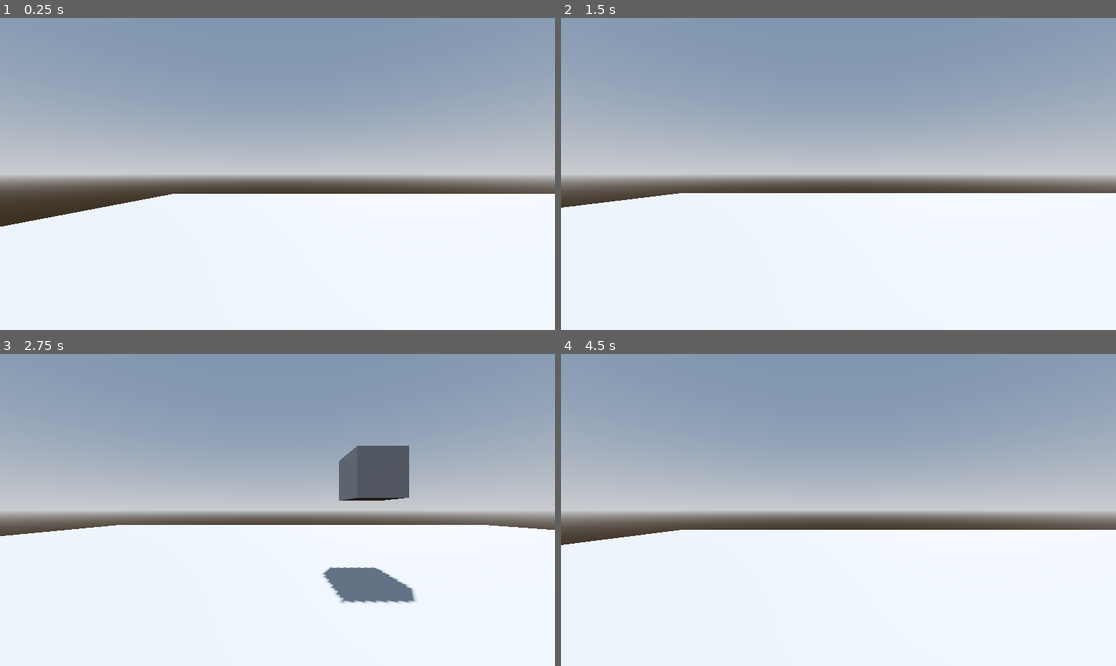
Above: before the commit, frames 1-4 (two rows, left to right).
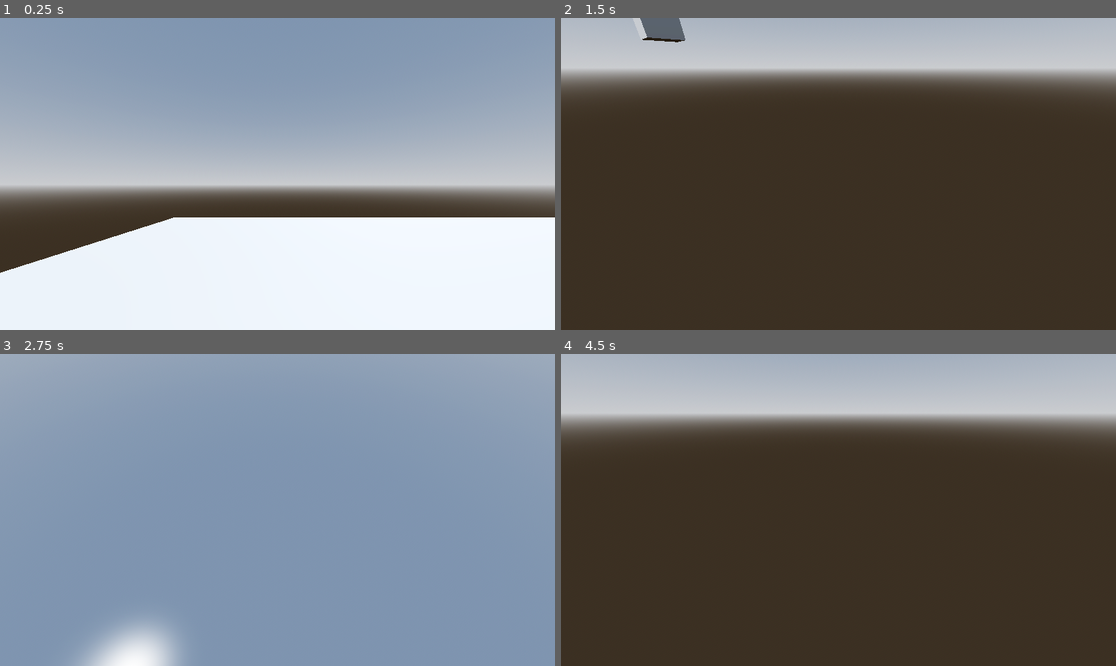
Above: after the commit, the same moments.

Repository: pimogbu/GodotLessonTost
Game: Godot game, scene res://MainLevel.tscn
The game is run twice, just before and just after one commit, with the same random seed, the same clock (stepped at 60 frames per second) and the same inputs.
Inputs (mouse positions are in pixels of both pictures, inside the frame that each line leads up to):
- Up to frame 1 (0.25 s): no input
- Up to frame 2 (1.5 s): tap Enter at 0.5 s; move the mouse to (960, 158) at 0.52 s; hold D (move_right) 0.53-1.28 s; tap Space (Jump) at 0.77 s; move the mouse to (727, 189) at 1.27 s; hold S (move_back) from 1.28 s (still down)
- Up to frame 3 (2.75 s): tap Space (Jump) at 1.52 s; move the mouse to (333, 441) at 2.02 s; release S (move_back) at 2.03 s; hold D (move_right) from 2.03 s (still down)
- Up to frame 4 (4.5 s): move the mouse to (810, 572) at 2.77 s; release D (move_right) at 2.78 s; hold W (move_forward) 2.78-3.53 s; tap Space (Jump) at 3.02, 3.77, 4.25 s; move the mouse to (1005, 556) at 3.52 s; hold A (move_left) from 3.53 s (still down); tap Escape (ui_cancel) at 4.15 s; move the mouse to (672, 463) at 4.27 s

The runs differ from the first frame. In frame 1, 15% of the frame differs, in the area x 0-100%, y 50-82%; in frame 2, 99%, in the area x 0-100%, y 0-100%; in frame 3, 69%; in frame 4, 98%.

Commit message:
camera movement and interactions

Diff:
--- a/MainLevel.tscn
+++ b/MainLevel.tscn
@@ -17,6 +17,11 @@
 
 [sub_resource type="BoxMesh" id="BoxMesh_rj4so"]
 
+[sub_resource type="BoxShape3D" id="BoxShape3D_jq6gy"]
+
+[sub_resource type="BoxShape3D" id="BoxShape3D_o3cl4"]
+size = Vector3(3.856079, 2.6953125, 2.416748)
+
 [node name="Node3D" type="Node3D" unique_id=575506913]
 
 [node name="WorldEnvironment" type="WorldEnvironment" parent="." unique_id=1983588981]
@@ -35,5 +40,20 @@
 transform = Transform3D(1, 0, 0, 0, 1.0028809, 0.008211054, 0, -0.0070890654, 1.1616071, 0, 2, 1.2353145)
 mesh = SubResource("BoxMesh_rj4so")
 
+[node name="StaticBody3D" type="StaticBody3D" parent="MeshInstance3D" unique_id=305163078]
+
+[node name="CollisionShape3D" type="CollisionShape3D" parent="MeshInstance3D/StaticBody3D" unique_id=915631632]
+shape = SubResource("BoxShape3D_jq6gy")
+
+[node name="Area3D" type="Area3D" parent="MeshInstance3D" unique_id=1279918997]
+
+[node name="CollisionShape3D" type="CollisionShape3D" parent="MeshInstance3D/Area3D" unique_id=1754912178]
+transform = Transform3D(1, 0, 0, 0, 1, 0, 0, 0, 1, 0.13555908, 0.15527403, -0.016479611)
+shape = SubResource("BoxShape3D_o3cl4")
+
 [node name="CharacterBody3D" parent="." unique_id=1086394399 instance=ExtResource("1_jq6gy")]
 transform = Transform3D(1, 0, 0, 0, 1, 0, 0, 0, 1, -8.711487, 2.3619585, 2)
+
+[connection signal="body_entered" from="MeshInstance3D/Area3D" to="CharacterBody3D" method="_on_area_3d_body_entered"]
+[connection signal="body_exited" from="MeshInstance3D/Area3D" to="CharacterBody3D" method="_on_area_3d_body_exited"]
+[connection signal="mouse_entered" from="MeshInstance3D/Area3D" to="CharacterBody3D" method="_on_area_3d_mouse_entered"]
--- /dev/null
+++ b/interaction_ray.gd
@@ -0,0 +1,6 @@
+extends RayCast3D
+
+func _process(delta: float) -> void:
+	if is_colliding():
+		var collider = get_collider()
+		collider.queue_free()
--- a/player.gd
+++ b/player.gd
@@ -1,30 +1,68 @@
 extends CharacterBody3D
 
 @onready var player: CharacterBody3D = $"."
+@onready var camera_pivot: Node3D = $CameraPivot
+@onready var camera3d: Camera3D = $CameraPivot/Camera3D
+
+@export_group("Camera")
+@export var mouse_sensitivity : float = 1
+
+@export_group("Movement")
+@export var move_speed : float = 5.0
+@export var acceleration : float = 20.0
 @export var JUMP_VELOCITY : float = 15.0
 
-@onready var camera: Camera3D = $CameraPivot/Camera3D
+var camera_input_direction : Vector2 = Vector2.ZERO
 
-#Speed variables
-@onready var move_speed:float = 5.0
-@onready var acceleration:float = 20.0
+func _ready() -> void:
+	Input.mouse_mode = Input.MOUSE_MODE_CAPTURED
 
 func _unhandled_input(event: InputEvent) -> void:
+	var is_camera_motion : bool = (event is InputEventMouseMotion and Input.get_mouse_mode() == Input.MOUSE_MODE_CAPTURED)
+	if is_camera_motion:
+		camera_input_direction = event.screen_relative * mouse_sensitivity
+
 	if event.is_action_pressed("Jump") and player.is_on_floor():
 		player.velocity.y = JUMP_VELOCITY
 
 func _physics_process(delta: float) -> void:
+
+	# KAMERA HAREKETLERI
+	camera_pivot.rotation.x -= camera_input_direction.y * delta
+	camera_pivot.rotation.x = clamp(camera_pivot.rotation.x, -PI / 3.0, PI / 1.5)
+	camera_pivot.rotation.y -= camera_input_direction.x * delta
+	camera_input_direction = Vector2.ZERO
+
+	# Yerçekimi
 	if not player.is_on_floor():
 		player.velocity += player.get_gravity() * delta * 5.0
 
+	# HAREKET
 	var raw_input : Vector2 = Input.get_vector("move_left", "move_right", "move_forward", "move_back")
-	var forward : Vector3 = camera.global_basis.z
-	var right: Vector3 = camera.global_basis.x
+	var forward : Vector3 = camera3d.global_basis.z
+	var right : Vector3 = camera3d.global_basis.x
 
 	var move_direction : Vector3 = (forward * raw_input.y + right * raw_input.x)
 	move_direction.y = 0.0
-	move_direction.normalized()
+	move_direction = move_direction.normalized()
 
+		# Hedef hıza doğru ivmelenme (Move Toward)
 	player.velocity.x = move_toward(player.velocity.x, move_direction.x * move_speed, acceleration * delta)
 	player.velocity.z = move_toward(player.velocity.z, move_direction.z * move_speed, acceleration * delta)
+
 	player.move_and_slide()
+
+func _input(event: InputEvent) -> void:
+	if event.is_action_pressed("six"):
+		Input.mouse_mode = Input.MOUSE_MODE_CAPTURED
+	if event.is_action_pressed("ui_cancel"):
+		Input.mouse_mode = Input.MOUSE_MODE_VISIBLE
+
+func _on_area_3d_body_entered(body: Node3D) -> void:
+	print("Alanıma girdin")
+
+func _on_area_3d_body_exited(body: Node3D) -> void:
+	print("Alanımdan çıktın")
+
+func _on_area_3d_mouse_entered() -> void:
+	print("Beni dürtme")
--- a/player.tscn
+++ b/player.tscn
@@ -1,6 +1,7 @@
 [gd_scene format=3 uid="uid://btw1kjxgp23oe"]
 
 [ext_resource type="Script" uid="uid://bi3ax6ia6lc5x" path="res://player.gd" id="1_4flbx"]
+[ext_resource type="Script" uid="uid://rrkarcdvl8rm" path="res://interaction_ray.gd" id="2_onrkg"]
 
 [sub_resource type="BoxMesh" id="BoxMesh_sh265"]
 size = Vector3(1, 2.5, 1)
@@ -18,5 +19,11 @@
 shape = SubResource("BoxShape3D_4flbx")
 
 [node name="CameraPivot" type="Node3D" parent="." unique_id=122245226]
+transform = Transform3D(1, 0, 0, 0, 1, 0, 0, 0, 1, 0, 0.832616, 0)
 
 [node name="Camera3D" type="Camera3D" parent="CameraPivot" unique_id=716980257]
+transform = Transform3D(1, 0, 0, 0, 0.9986295, -0.05233596, 0, 0.05233596, 0.9986295, 0, 0, 0)
+
+[node name="InteractionRay" type="RayCast3D" parent="CameraPivot" unique_id=466310700]
+transform = Transform3D(1, 0, 0, 0, -2.8224358e-07, -0.9999997, 0, 6.45698, -4.3711374e-08, 0, 0, -0.8438362)
+script = ExtResource("2_onrkg")
Not shown, added: interaction_ray.gd.uid
